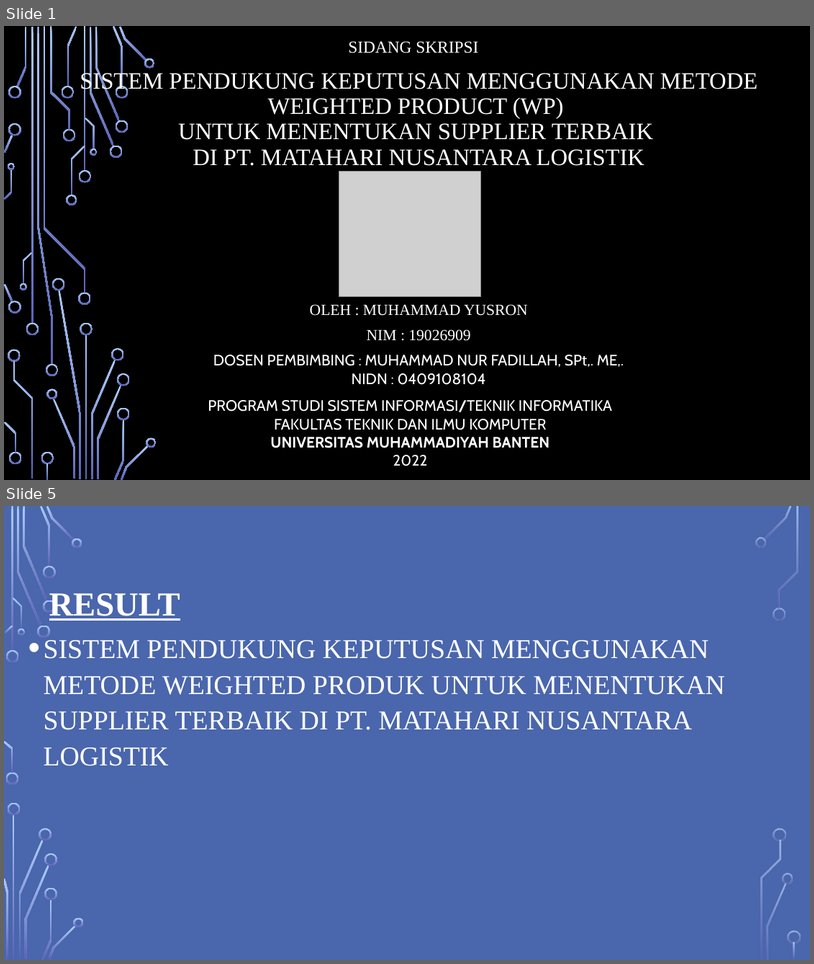
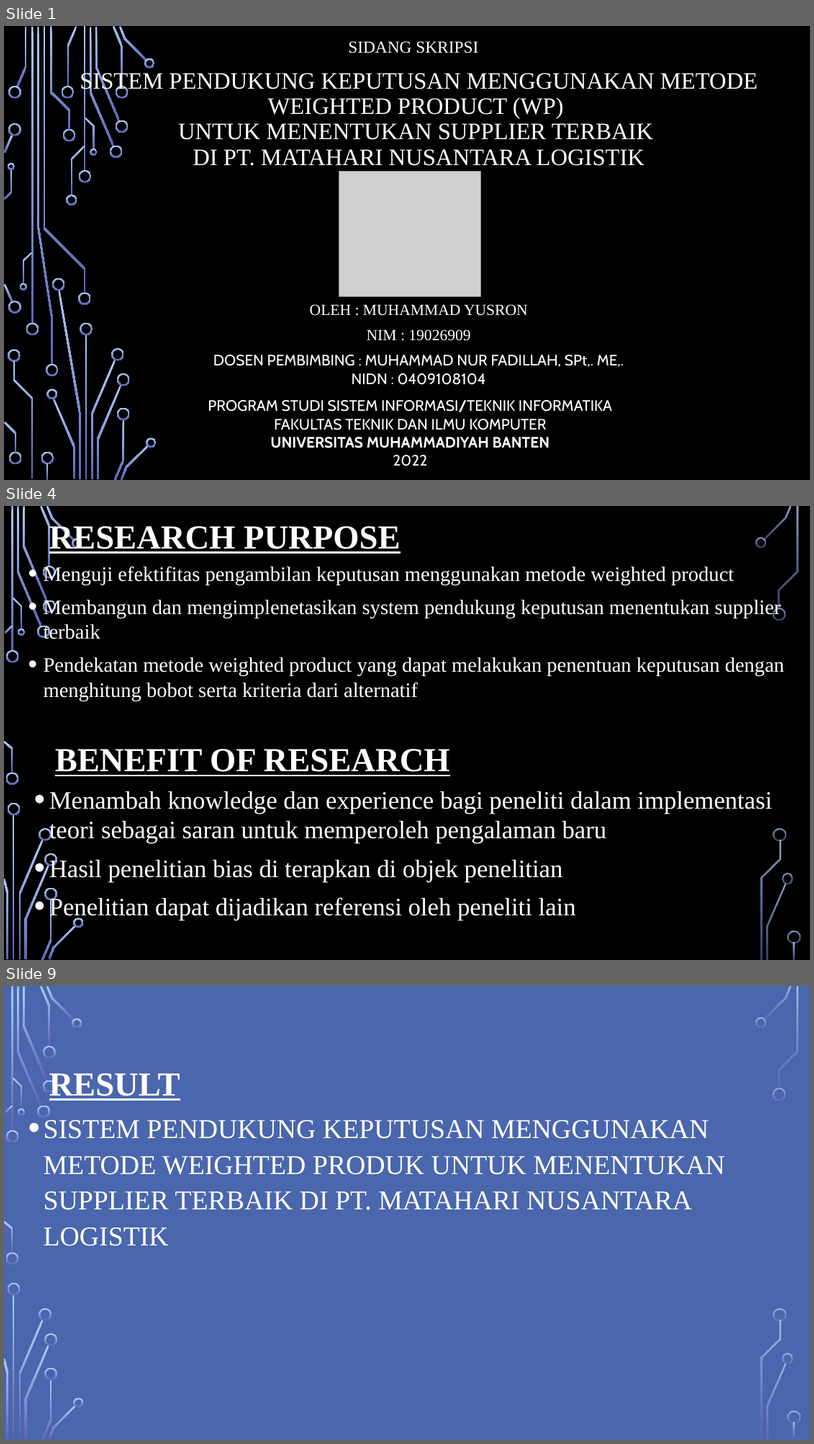
Before and after one commit to MYusron12/repository-detail-skripsi, a slide deck: skripsi ppt.pptx. Shown one above the other, each under a label of ours: slides 1 and 5 before the commit, slides 1, 4 and 9 after it; the slides between them are not shown. The pictures are 814x964 and 814x1444 pixels, drawn with LibreOffice and Linux fonts; fonts in the diff are those of the drawing; grey boxes stand for pictures; background and template pictures are left out. Boxes give left, top, right and bottom in pixels: in the first picture for what was removed or moved away, otherwise in the second. Text is boxed around its words. In the diff, an @@ line names an element or a change of style, - is before the commit and + after.

```diff
--- a/skripsi ppt.pptx
+++ b/skripsi ppt.pptx
@@ slide 4 added at (4,506,810,960), background picture (left out); not listed: 36 template elements that a slide beside it also shows @@
@@ title added at (49,523,400,556), 40 pt, text #FFFFFF, bold, underline @@
+RESEARCH PURPOSE
@@ text added at (44,565,784,701), 24.5 pt, text #FFFFFF @@
+• Menguji efektifitas pengambilan keputusan menggunakan metode weighted product
+• Membangun dan mengimplenetasikan system pendukung keputusan menentukan supplier terbaik
+• Pendekatan metode weighted product yang dapat melakukan penentuan keputusan dengan menghitung bobot serta kriteria dari alternatif
@@ text added at (55,749,450,776), 40 pt, text #FFFFFF, bold, underline @@
+BENEFIT OF RESEARCH
@@ text added at (49,791,772,920), 29.8 pt, text #FFFFFF @@
+• Menambah knowledge dan experience bagi peneliti dalam implementasi teori sebagai saran untuk memperoleh pengalaman baru
+• Hasil penelitian bias di terapkan di objek penelitian
+• Penelitian dapat dijadikan referensi oleh peneliti lain
@@ what was slide 5 is now slide 9 @@
```
Also in this commit, not shown: 3 slides changed, 3 other slides added, 2 other files.
